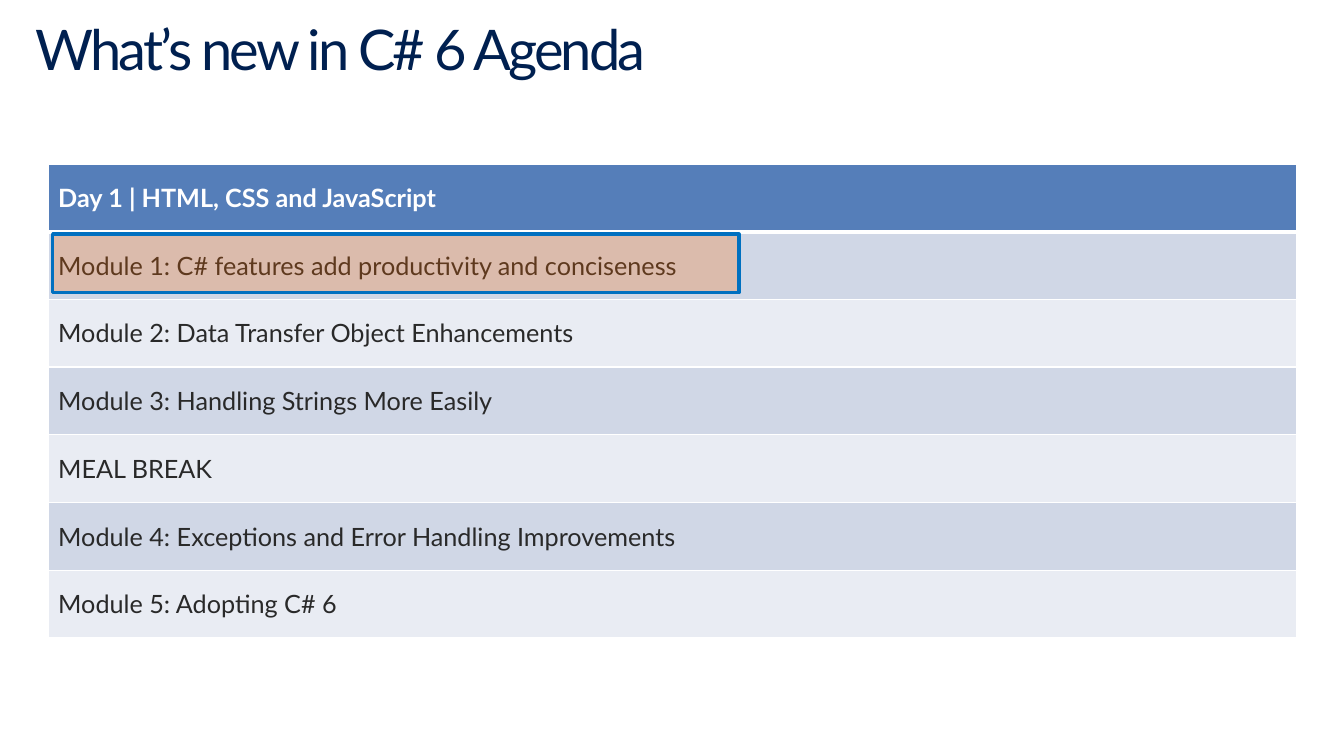
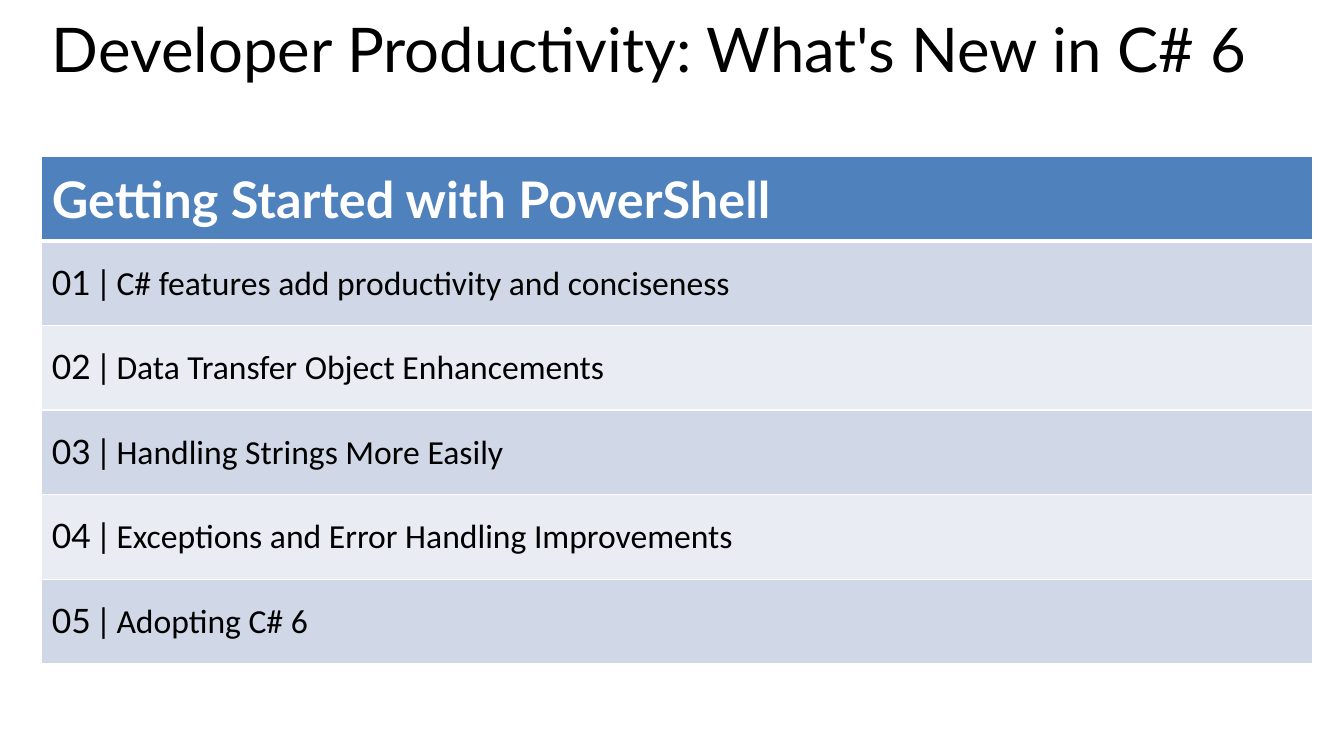
Before and after one commit to BillWagner/MVA-CSharp6, a slide deck: slide 6 of Slides/MVA-What'sNewC#6-Module1.pptx. Drawn at 1344x756 pixels with LibreOffice and Linux fonts; fonts in the diff are those of the drawing. Boxes give left, top, right and bottom in pixels: in the first picture for what was removed or moved away, otherwise in the second. Text is boxed around its words. In the diff, an @@ line names an element or a change of style, - is before the commit and + after.

```diff
--- a/Slides/MVA-What'sNewC#6-Module1.pptx
+++ b/Slides/MVA-What'sNewC#6-Module1.pptx
@@ title at (52, 26, 1246, 83): text changed; size 40 to 44 pt; text colour #002050 to #000000 @@
-What’s new in C# 6 Agenda
+Developer Productivity: What's New in C# 6
@@ table at (41, 156, 1312, 664) @@
-row 1: Day 1 | HTML, CSS and JavaScript
-row 2: Module 1: C# features add productivity and conciseness
-row 3: Module 2: Data Transfer Object Enhancements
-row 4: Module 3: Handling Strings More Easily
-row 5: MEAL BREAK
-row 6: Module 4: Exceptions and Error Handling Improvements
-row 7: Module 5: Adopting C# 6
+row 1: Getting Started with PowerShell
+row 2: 01 | C# features add productivity and conciseness
+row 3: 02 | Data Transfer Object Enhancements
+row 4: 03 | Handling Strings More Easily
+row 5: 04 | Exceptions and Error Handling Improvements
+row 6: 05 | Adopting C# 6
@@ table: place and size @@
-table at (48, 164, 1298, 638)
+table at (41, 156, 1312, 664)
@@ rectangle removed at (52, 234, 739, 292) @@
```
Also in this commit, not shown: 6 other slides changed, 2 slides added, 2 slides removed, 4 other files.
